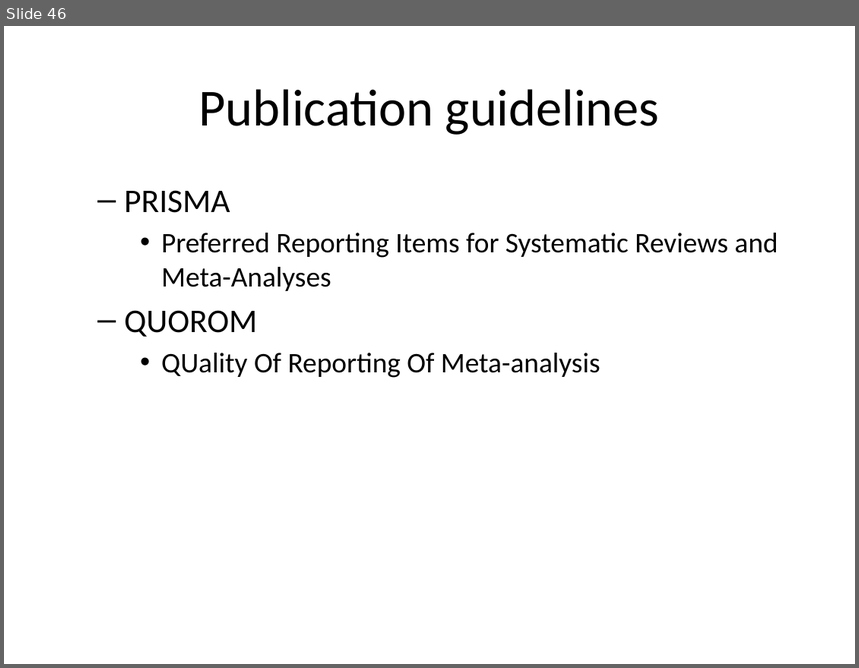
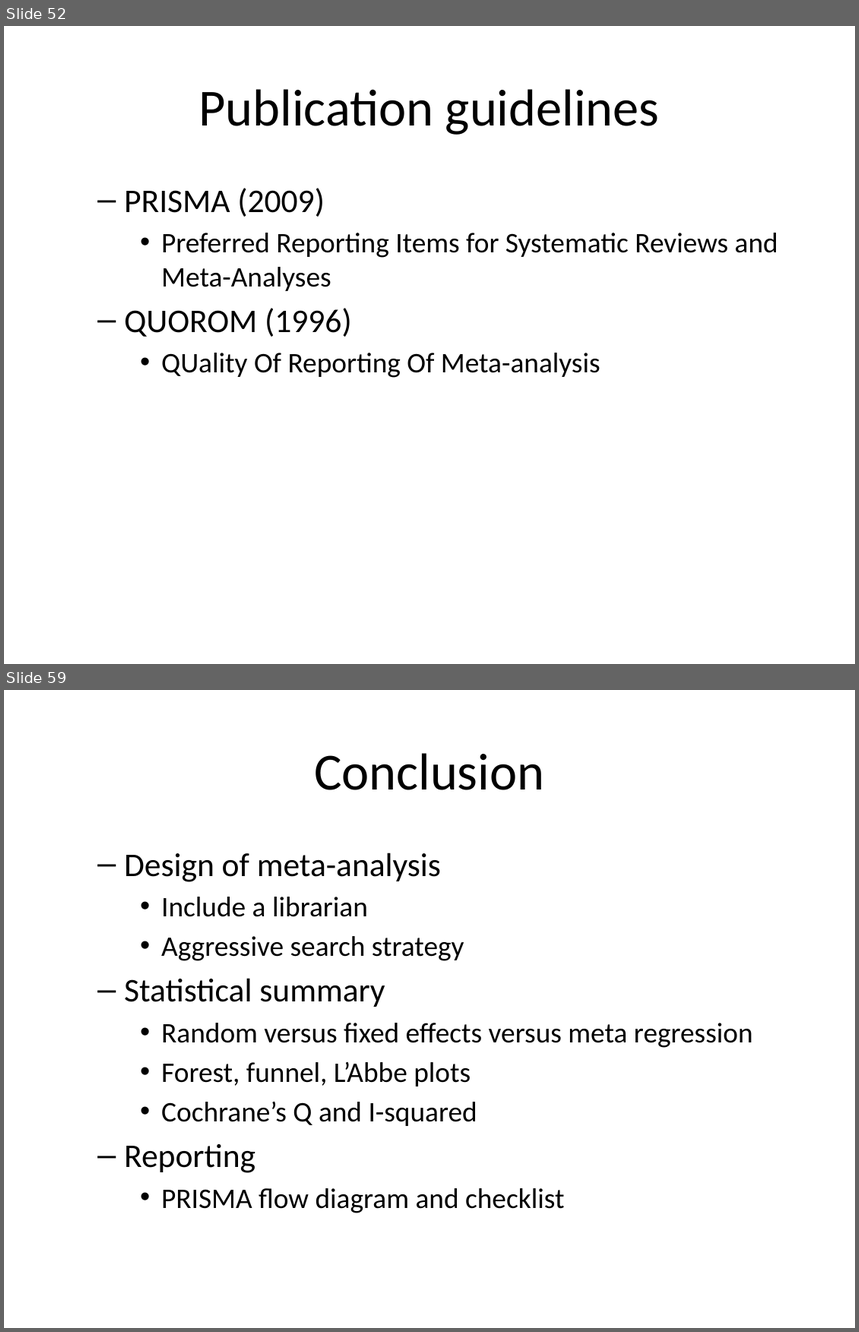
Before and after one commit to pmean/introduction-meta-analysis, a slide deck: src/intro.pptx. Shown one above the other, each under a label of ours: slide 46 before the commit, slides 52 and 59 after it; the slides between them are not shown. The pictures are 859x668 and 859x1332 pixels, drawn with LibreOffice and Linux fonts; fonts in the diff are those of the drawing. Boxes give left, top, right and bottom in pixels: in the first picture for what was removed or moved away, otherwise in the second. Text is boxed around its words. In the diff, an @@ line names an element or a change of style, - is before the commit and + after.

Commit message:
Added PRISMA material

```diff
--- a/src/intro.pptx
+++ b/src/intro.pptx
@@ slide 59 added at box(4, 690, 855, 1328), background #FFFFFF @@
@@ title added at box(314, 753, 544, 790), 44 pt, text #000000 @@
+Conclusion
@@ text added at box(124, 853, 753, 1214), 24 pt, text #000000 @@
+  – Design of meta-analysis
+    • Include a librarian
+    • Aggressive search strategy
+  – Statistical summary
+    • Random versus fixed effects versus meta regression
+    • Forest, funnel, L’Abbe plots
+    • Cochrane’s Q and I-squared
+  – Reporting
+    • PRISMA flow diagram and checklist
@@ what was slide 46 is now slide 52 @@
@@ slide 52 changed as well @@
@@ text at box(124, 188, 325, 217): text changed @@
-  – PRISMA
+  – PRISMA (2009)
@@ text at box(124, 308, 352, 337): text changed @@
-  – QUOROM
+  – QUOROM (1996)
```
Also in this commit, not shown: 6 other slides changed, 13 other slides added, 2 slides removed, 8 other files.
